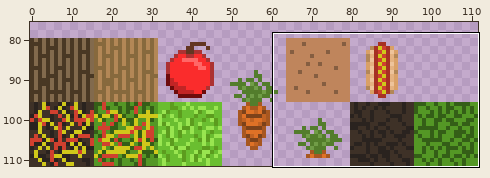
A pixel-art file gets an edit: Textures/TileMap.ase. The picture above shows the old version from afar; the outline marks the close-up.
Close-up. Earlier state:
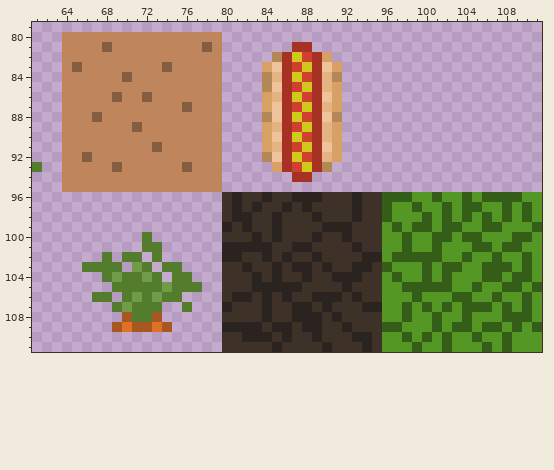
112x112 pixels, 1 frame. Colours within 5 levels of each other are drawn and written as one. Shown: x 61..111, y 79..111. The wide view leaves out empty margins.
And afterwards:
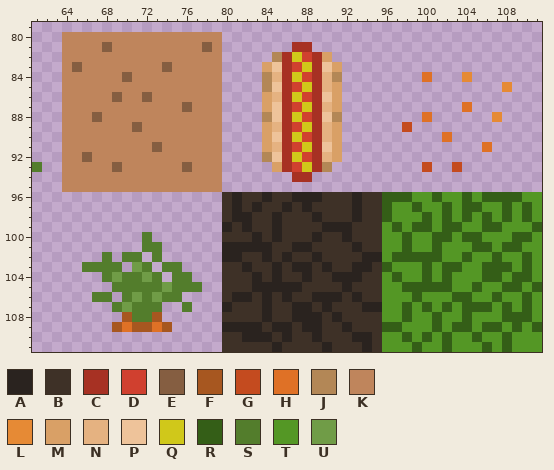
Palette (. is transparent): A #2a231f  B #3e3127  C #a73123  D #d0402f  E #855e41  F #a75720  G #c44b1f  H #df7126  J #b38756  K #bf855c  L #e68a35  M #d9a066  N #e5b281  P #eec39a  Q #d0c81a  R #345e17  S #537d2c  T #549725  U #709c47
What changed:
y 84: x 100 . -> H; x 104 . -> L
y 85: x 108 . -> L
y 87: x 104 . -> H
y 88: x 100 . -> H; x 107 . -> L
y 89: x 98 . -> G
y 90: x 102 . -> H
y 91: x 106 . -> H
y 93: x 100 . -> G; x 103 . -> G
